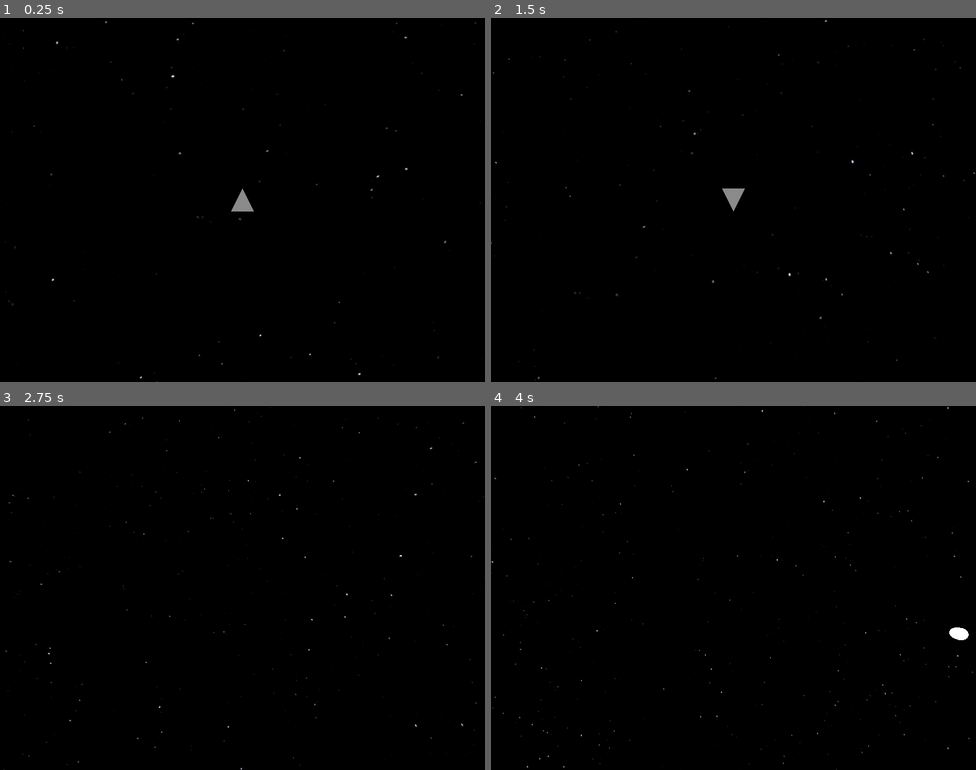
Above: before the commit, frames 1-4 (two rows, left to right).
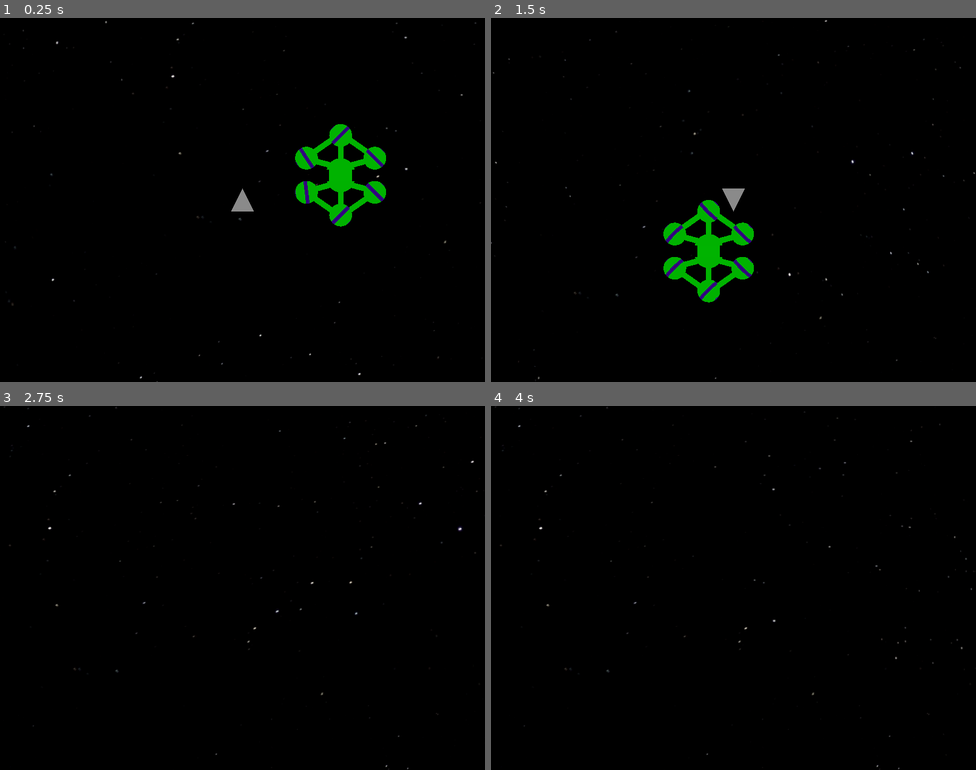
Above: after the commit, the same moments.

Repository: davis-trem/Bosconian3D
Game: Godot game, scene res://scenes/battle_field.tscn
Two runs of this game, one before a commit and one after it. Both use one fixed random seed, a clock stepped at 60 frames per second and the inputs below.
Inputs:
- Up to frame 1 (0.25 s): no input
- Up to frame 2 (1.5 s): tap Enter (ui_accept) at 0.5, 0.77 s; hold Right (ui_right) 0.53-1.28 s; hold Shift (toggle_camera) 0.53-1.28 s; hold Down (ui_down) from 1.28 s (still down); tap Shift (toggle_camera) at 1.35 s
- Up to frame 3 (2.75 s): tap Enter (ui_accept) at 1.52 s; release Down (ui_down) at 2.03 s; hold Right (ui_right) from 2.03 s (still down); hold Shift (toggle_camera) from 2.03 s (still down)
- Up to frame 4 (4 s): release Right (ui_right) at 2.78 s; release Shift (toggle_camera) at 2.78 s; hold Up (ui_up) 2.78-3.53 s; tap Shift (toggle_camera) at 2.85 s; tap Enter (ui_accept) at 3.02, 3.77 s; hold Left (ui_left) from 3.53 s (still down); hold Shift (toggle_camera) from 3.53 s (still down)

The runs differ from the first frame. In frame 1, 2.3% of the frame differs, in the area x 60-80%, y 29-58%; in frame 2, 2.3%; in frame 3, 0.3%; in frame 4, 0.4%.

Commit message:
build enemy base and orbs that follow player

Diff:
--- a/client/scenes/battle_field.tscn
+++ b/client/scenes/battle_field.tscn
@@ -1,9 +1,10 @@
-[gd_scene load_steps=16 format=3 uid="uid://cr2sa3eocr5qo"]
+[gd_scene load_steps=17 format=3 uid="uid://cr2sa3eocr5qo"]
 
 [ext_resource type="Script" path="res://scripts/battle_field.gd" id="1_ppidl"]
 [ext_resource type="PackedScene" uid="uid://b0848qla8civx" path="res://scenes/player.tscn" id="2_l8kc8"]
 [ext_resource type="Texture2D" uid="uid://1433wc4llul3" path="res://sky_boxes/space_skybox_01.png" id="4_8hhva"]
 [ext_resource type="Texture2D" uid="uid://cvjq1e61egvjn" path="res://sky_boxes/space_skybox_02.png" id="5_5w63l"]
+[ext_resource type="PackedScene" uid="uid://sogdc1rw0ou4" path="res://scenes/enemy_base.tscn" id="6_ocx0h"]
 [ext_resource type="Texture2D" uid="uid://bvkwlvy86lm8h" path="res://sky_boxes/space_skybox_03.png" id="6_ywnfq"]
 
 [sub_resource type="AnimatedTexture" id="AnimatedTexture_odaph"]
@@ -151,6 +152,9 @@
 projection = 1
 size = 16.0
 
+[node name="EnemyBase" parent="." instance=ExtResource("6_ocx0h")]
+transform = Transform3D(1, 0, 0, 0, 1, 0, 0, 0, 1, 4.31242, 0, -3.33809)
+
 [connection signal="camera_toggle" from="Player" to="." method="_on_player_camera_toggle"]
 [connection signal="has_died" from="Player" to="." method="_on_player_has_died"]
 [connection signal="area_exited" from="BorderArea" to="." method="_on_border_area_area_exited"]
--- /dev/null
+++ b/client/scenes/enemy_base.tscn
@@ -0,0 +1,360 @@
+[gd_scene load_steps=19 format=3 uid="uid://sogdc1rw0ou4"]
+
+[ext_resource type="Script" path="res://scripts/enemy_base.gd" id="1_6d7wp"]
+[ext_resource type="Shader" path="res://shaders/enemy_base_core_shield.gdshader" id="1_8oirp"]
+[ext_resource type="PackedScene" uid="uid://cmkdpup77057y" path="res://scenes/orb.tscn" id="2_pxyja"]
+
+[sub_resource type="CylinderShape3D" id="CylinderShape3D_svfkf"]
+height = 0.5
+radius = 0.625
+
+[sub_resource type="ShaderMaterial" id="ShaderMaterial_r2q0f"]
+render_priority = 0
+shader = ExtResource("1_8oirp")
+
+[sub_resource type="CapsuleMesh" id="CapsuleMesh_ox1an"]
+material = SubResource("ShaderMaterial_r2q0f")
+radius = 0.625
+height = 1.5
+
+[sub_resource type="CylinderShape3D" id="CylinderShape3D_s87jc"]
+height = 0.26
+
+[sub_resource type="StandardMaterial3D" id="StandardMaterial3D_eeuxe"]
+albedo_color = Color(0, 0.701961, 0, 1)
+
+[sub_resource type="CylinderMesh" id="CylinderMesh_41y2n"]
+material = SubResource("StandardMaterial3D_eeuxe")
+height = 0.26
+
+[sub_resource type="StandardMaterial3D" id="StandardMaterial3D_f03ao"]
+albedo_color = Color(1, 0, 0.368627, 1)
+
+[sub_resource type="CylinderMesh" id="CylinderMesh_vnqud"]
+material = SubResource("StandardMaterial3D_f03ao")
+top_radius = 0.45
+bottom_radius = 0.45
+height = 0.6
+
+[sub_resource type="Animation" id="Animation_251h0"]
+resource_name = "open_shields"
+tracks/0/type = "value"
+tracks/0/imported = false
+tracks/0/enabled = true
+tracks/0/path = NodePath("MeshInstance3D3:position")
+tracks/0/interp = 1
+tracks/0/loop_wrap = true
+tracks/0/keys = {
+"times": PackedFloat32Array(0, 1),
+"transitions": PackedFloat32Array(1, 1),
+"update": 0,
+"values": [Vector3(0, 0, -0.13), Vector3(0, 0, -0.353239)]
+}
+tracks/1/type = "value"
+tracks/1/imported = false
+tracks/1/enabled = true
+tracks/1/path = NodePath("MeshInstance3D2:position")
+tracks/1/interp = 1
+tracks/1/loop_wrap = true
+tracks/1/keys = {
+"times": PackedFloat32Array(0, 1),
+"transitions": PackedFloat32Array(1, 1),
+"update": 0,
+"values": [Vector3(0, 0, 0.13), Vector3(0, 0, 0.353)]
+}
+tracks/2/type = "value"
+tracks/2/imported = false
+tracks/2/enabled = true
+tracks/2/path = NodePath("CollisionShape3D3:position")
+tracks/2/interp = 1
+tracks/2/loop_wrap = true
+tracks/2/keys = {
+"times": PackedFloat32Array(0, 1),
+"transitions": PackedFloat32Array(1, 1),
+"update": 0,
+"values": [Vector3(0, 0, 0.13), Vector3(0, 0, 0.353)]
+}
+tracks/3/type = "value"
+tracks/3/imported = false
+tracks/3/enabled = true
+tracks/3/path = NodePath("CollisionShape3D4:position")
+tracks/3/interp = 1
+tracks/3/loop_wrap = true
+tracks/3/keys = {
+"times": PackedFloat32Array(0, 1),
+"transitions": PackedFloat32Array(1, 1),
+"update": 0,
+"values": [Vector3(0, 0, -0.13), Vector3(0, 0, -0.353)]
+}
+
+[sub_resource type="Animation" id="Animation_mbclx"]
+length = 0.001
+tracks/0/type = "value"
+tracks/0/imported = false
+tracks/0/enabled = true
+tracks/0/path = NodePath("MeshInstance3D3:position")
+tracks/0/interp = 1
+tracks/0/loop_wrap = true
+tracks/0/keys = {
+"times": PackedFloat32Array(0),
+"transitions": PackedFloat32Array(1),
+"update": 0,
+"values": [Vector3(0, 0, -0.13)]
+}
+tracks/1/type = "value"
+tracks/1/imported = false
+tracks/1/enabled = true
+tracks/1/path = NodePath("MeshInstance3D2:position")
+tracks/1/interp = 1
+tracks/1/loop_wrap = true
+tracks/1/keys = {
+"times": PackedFloat32Array(0),
+"transitions": PackedFloat32Array(1),
+"update": 0,
+"values": [Vector3(0, 0, 0.13)]
+}
+tracks/2/type = "value"
+tracks/2/imported = false
+tracks/2/enabled = true
+tracks/2/path = NodePath("CollisionShape3D3:position")
+tracks/2/interp = 1
+tracks/2/loop_wrap = true
+tracks/2/keys = {
+"times": PackedFloat32Array(0),
+"transitions": PackedFloat32Array(1),
+"update": 0,
+"values": [Vector3(0, 0, 0.13)]
+}
+tracks/3/type = "value"
+tracks/3/imported = false
+tracks/3/enabled = true
+tracks/3/path = NodePath("CollisionShape3D4:position")
+tracks/3/interp = 1
+tracks/3/loop_wrap = true
+tracks/3/keys = {
+"times": PackedFloat32Array(0),
+"transitions": PackedFloat32Array(1),
+"update": 0,
+"values": [Vector3(0, 0, -0.13)]
+}
+
+[sub_resource type="Animation" id="Animation_y3pf6"]
+resource_name = "close_shields"
+tracks/0/type = "value"
+tracks/0/imported = false
+tracks/0/enabled = true
+tracks/0/path = NodePath("MeshInstance3D3:position")
+tracks/0/interp = 1
+tracks/0/loop_wrap = true
+tracks/0/keys = {
+"times": PackedFloat32Array(0, 1),
+"transitions": PackedFloat32Array(1, 1),
+"update": 0,
+"values": [Vector3(0, 0, -0.353239), Vector3(0, 0, -0.13)]
+}
+tracks/1/type = "value"
+tracks/1/imported = false
+tracks/1/enabled = true
+tracks/1/path = NodePath("MeshInstance3D2:position")
+tracks/1/interp = 1
+tracks/1/loop_wrap = true
+tracks/1/keys = {
+"times": PackedFloat32Array(0, 1),
+"transitions": PackedFloat32Array(1, 1),
+"update": 0,
+"values": [Vector3(0, 0, 0.353), Vector3(0, 0, 0.13)]
+}
+tracks/2/type = "value"
+tracks/2/imported = false
+tracks/2/enabled = true
+tracks/2/path = NodePath("CollisionShape3D3:position")
+tracks/2/interp = 1
+tracks/2/loop_wrap = true
+tracks/2/keys = {
+"times": PackedFloat32Array(0, 1),
+"transitions": PackedFloat32Array(1, 1),
+"update": 0,
+"values": [Vector3(0, 0, 0.353), Vector3(0, 0, 0.13)]
+}
+tracks/3/type = "value"
+tracks/3/imported = false
+tracks/3/enabled = true
+tracks/3/path = NodePath("CollisionShape3D4:position")
+tracks/3/interp = 1
+tracks/3/loop_wrap = true
+tracks/3/keys = {
+"times": PackedFloat32Array(0, 1),
+"transitions": PackedFloat32Array(1, 1),
+"update": 0,
+"values": [Vector3(0, 0, -0.353), Vector3(0, 0, -0.13)]
+}
+
+[sub_resource type="AnimationLibrary" id="AnimationLibrary_dd1dy"]
+_data = {
+"RESET": SubResource("Animation_mbclx"),
+"close_shields": SubResource("Animation_y3pf6"),
+"open_shields": SubResource("Animation_251h0")
+}
+
+[sub_resource type="CylinderShape3D" id="CylinderShape3D_5yvrl"]
+height = 0.9
+radius = 0.125
+
+[sub_resource type="StandardMaterial3D" id="StandardMaterial3D_0bd62"]
+albedo_color = Color(0, 0.701961, 0, 1)
+
+[sub_resource type="CylinderMesh" id="CylinderMesh_py3pw"]
+material = SubResource("StandardMaterial3D_0bd62")
+top_radius = 0.125
+bottom_radius = 0.125
+height = 0.9
+
+[node name="EnemyBase" type="StaticBody3D" groups=["enemy"]]
+collision_layer = 2
+collision_mask = 13
+script = ExtResource("1_6d7wp")
+
+[node name="CollisionShape3D" type="CollisionShape3D" parent="."]
+transform = Transform3D(1, 0, 0, 0, -4.37114e-08, -1, 0, 1, -4.37114e-08, 0, 0, 0.5)
+shape = SubResource("CylinderShape3D_svfkf")
+
+[node name="CollisionShape3D2" type="CollisionShape3D" parent="."]
+transform = Transform3D(1, 0, 0, 0, -4.37114e-08, -1, 0, 1, -4.37114e-08, 0, 0, -0.5)
+shape = SubResource("CylinderShape3D_svfkf")
+
+[node name="MeshInstance3D" type="MeshInstance3D" parent="."]
+transform = Transform3D(1, 0, 0, 0, -4.37114e-08, -1, 0, 1, -4.37114e-08, 0, 0, 0)
+mesh = SubResource("CapsuleMesh_ox1an")
+
+[node name="CollisionShape3D3" type="CollisionShape3D" parent="."]
+transform = Transform3D(1, 0, 0, 0, -4.37114e-08, -1, 0, 1, -4.37114e-08, 0, 0, 0.13)
+shape = SubResource("CylinderShape3D_s87jc")
+
+[node name="MeshInstance3D2" type="MeshInstance3D" parent="."]
+transform = Transform3D(1, 0, 0, 0, -4.37114e-08, 1, 0, -1, -4.37114e-08, 0, 0, 0.13)
+mesh = SubResource("CylinderMesh_41y2n")
+
+[node name="CollisionShape3D4" type="CollisionShape3D" parent="."]
+transform = Transform3D(1, 0, 0, 0, -4.37114e-08, -1, 0, 1, -4.37114e-08, 0, 0, -0.13)
+shape = SubResource("CylinderShape3D_s87jc")
+
+[node name="MeshInstance3D3" type="MeshInstance3D" parent="."]
+transform = Transform3D(1, 0, 0, 0, -4.37114e-08, 1, 0, -1, -4.37114e-08, 0, 0, -0.13)
+mesh = SubResource("CylinderMesh_41y2n")
+
+[node name="MeshInstance3D4" type="MeshInstance3D" parent="."]
+transform = Transform3D(1, 0, 0, 0, -4.37114e-08, -1, 0, 1, -4.37114e-08, 0, 0, 0)
+mesh = SubResource("CylinderMesh_vnqud")
+
+[node name="AnimationPlayer" type="AnimationPlayer" parent="."]
+libraries = {
+"": SubResource("AnimationLibrary_dd1dy")
+}
+
+[node name="Orb" parent="." instance=ExtResource("2_pxyja")]
+transform = Transform3D(-4.37114e-08, 0, 1, 0, 1, 0, -1, 0, -4.37114e-08, -1.5, 0, 0.75)
+
+[node name="Orb3" parent="." instance=ExtResource("2_pxyja")]
+transform = Transform3D(-4.37114e-08, 0, -1, 0, 1, 0, 1, 0, -4.37114e-08, 1.5, 0, 0.75)
+
+[node name="Orb2" parent="." instance=ExtResource("2_pxyja")]
+transform = Transform3D(-1, 0, -1.50996e-07, 0, 1, 0, 1.50996e-07, 0, -1, 0, 0, 1.75)
+
+[node name="Arm" type="CollisionShape3D" parent="."]
+transform = Transform3D(0.258819, 0.965926, -4.2222e-08, 0, -4.37114e-08, -1, -0.965926, 0.258819, -1.13133e-08, 0.758645, 0, 0.507582)
+shape = SubResource("CylinderShape3D_5yvrl")
+
+[node name="MeshInstance3D5" type="MeshInstance3D" parent="Arm"]
+transform = Transform3D(1, 0, 0, 0, 1, -8.88178e-16, 0, 2.88658e-15, 1, 0, 0, 0)
+mesh = SubResource("CylinderMesh_py3pw")
+skeleton = NodePath("../..")
+
+[node name="Arm2" type="CollisionShape3D" parent="."]
+transform = Transform3D(0.258819, -0.965926, 4.2222e-08, 0, -4.37114e-08, -1, 0.965926, 0.258819, -1.13133e-08, -0.759, 0, 0.508)
+shape = SubResource("CylinderShape3D_5yvrl")
+
+[node name="MeshInstance3D5" type="MeshInstance3D" parent="Arm2"]
+transform = Transform3D(1, 0, 0, 0, 1, -8.88178e-16, 0, 2.88658e-15, 1, 0, 0, 0)
+mesh = SubResource("CylinderMesh_py3pw")
+skeleton = NodePath("../..")
+
+[node name="Arm3" type="CollisionShape3D" parent="."]
+transform = Transform3D(0.573576, 0.819152, -3.58063e-08, 0, -4.37114e-08, -1, -0.819152, 0.573576, -2.50718e-08, -0.769915, 0, 1.27756)
+shape = SubResource("CylinderShape3D_5yvrl")
+
+[node name="MeshInstance3D5" type="MeshInstance3D" parent="Arm3"]
+transform = Transform3D(1, 0, 0, 0, 1, -8.88178e-16, 0, 2.88658e-15, 1, 0, 0, 0)
+mesh = SubResource("CylinderMesh_py3pw")
+skeleton = NodePath("../..")
+
+[node name="Arm4" type="CollisionShape3D" parent="."]
+transform = Transform3D(0.573576, -0.819152, 3.58063e-08, 0, -4.37114e-08, -1, 0.819152, 0.573576, -2.50718e-08, 0.77, 0, 1.278)
+shape = SubResource("CylinderShape3D_5yvrl")
+
+[node name="MeshInstance3D5" type="MeshInstance3D" parent="Arm4"]
+transform = Transform3D(1, 0, 0, 0, 1, -8.88178e-16, 0, 2.88658e-15, 1, 0, 0, 0)
+mesh = SubResource("CylinderMesh_py3pw")
+skeleton = NodePath("../..")
+
+[node name="Arm5" type="CollisionShape3D" parent="."]
+transform = Transform3D(1, 0, 0, 0, -4.37114e-08, -1, 0, 1, -4.37114e-08, 0, 0, 1.05423)
+shape = SubResource("CylinderShape3D_5yvrl")
+
+[node name="MeshInstance3D5" type="MeshInstance3D" parent="Arm5"]
+transform = Transform3D(1, 0, 0, 0, 1, -8.88178e-16, 0, 2.88658e-15, 1, 0, 0, 0)
+mesh = SubResource("CylinderMesh_py3pw")
+skeleton = NodePath("../..")
+
+[node name="Orb4" parent="." instance=ExtResource("2_pxyja")]
+transform = Transform3D(-4.37114e-08, 0, 1, 0, 1, 0, -1, 0, -4.37114e-08, -1.5, 0, -0.75)
+
+[node name="Orb5" parent="." instance=ExtResource("2_pxyja")]
+transform = Transform3D(-4.37114e-08, 0, -1, 0, 1, 0, 1, 0, -4.37114e-08, 1.5, 0, -0.75)
+
+[node name="Orb6" parent="." instance=ExtResource("2_pxyja")]
+transform = Transform3D(1, 0, 0, 0, 1, 0, 0, 0, 1, 0, 0, -1.75)
+
+[node name="Arm6" type="CollisionShape3D" parent="."]
+transform = Transform3D(-0.258819, -0.965926, 4.2222e-08, 0, -4.37114e-08, -1, 0.965926, -0.258819, 1.13133e-08, -0.758753, 0, -0.524026)
+shape = SubResource("CylinderShape3D_5yvrl")
+
+[node name="MeshInstance3D5" type="MeshInstance3D" parent="Arm6"]
+transform = Transform3D(1, 0, 0, 0, 1, -8.88178e-16, 0, 2.88658e-15, 1, 0, 0, 0)
+mesh = SubResource("CylinderMesh_py3pw")
+skeleton = NodePath("../..")
+
+[node name="Arm7" type="CollisionShape3D" parent="."]
+transform = Transform3D(-0.258819, 0.965926, -4.2222e-08, 0, -4.37114e-08, -1, -0.965926, -0.258819, 1.13133e-08, 0.758892, 0, -0.524445)
+shape = SubResource("CylinderShape3D_5yvrl")
+
+[node name="MeshInstance3D5" type="MeshInstance3D" parent="Arm7"]
+transform = Transform3D(1, 0, 0, 0, 1, -8.88178e-16, 0, 2.88658e-15, 1, 0, 0, 0)
+mesh = SubResource("CylinderMesh_py3pw")
+skeleton = NodePath("../..")
+
+[node name="Arm8" type="CollisionShape3D" parent="."]
+transform = Transform3D(-0.573576, -0.819152, 3.58063e-08, 0, -4.37114e-08, -1, 0.819152, -0.573576, 2.50718e-08, 0.769807, 0, -1.294)
+shape = SubResource("CylinderShape3D_5yvrl")
+
+[node name="MeshInstance3D5" type="MeshInstance3D" parent="Arm8"]
+transform = Transform3D(1, 0, 0, 0, 1, -8.88178e-16, 0, 2.88658e-15, 1, 0, 0, 0)
+mesh = SubResource("CylinderMesh_py3pw")
+skeleton = NodePath("../..")
+
+[node name="Arm9" type="CollisionShape3D" parent="."]
+transform = Transform3D(-0.573577, 0.819152, -3.58063e-08, 0, -4.37114e-08, -1, -0.819152, -0.573577, 2.50718e-08, -0.770108, 0, -1.29444)
+shape = SubResource("CylinderShape3D_5yvrl")
+
+[node name="MeshInstance3D5" type="MeshInstance3D" parent="Arm9"]
+transform = Transform3D(1, 0, 0, 0, 1, -8.88178e-16, 0, 2.88658e-15, 1, 0, 0, 0)
+mesh = SubResource("CylinderMesh_py3pw")
+skeleton = NodePath("../..")
+
+[node name="Arm10" type="CollisionShape3D" parent="."]
+transform = Transform3D(-1, -8.74228e-08, 3.82137e-15, 0, -4.37114e-08, -1, 8.74228e-08, -1, 4.37114e-08, -0.00010811, 0, -1.07067)
+shape = SubResource("CylinderShape3D_5yvrl")
+
+[node name="MeshInstance3D5" type="MeshInstance3D" parent="Arm10"]
+transform = Transform3D(1, 0, 0, 0, 1, -8.88178e-16, 0, 2.88658e-15, 1, 0, 0, 0)
+mesh = SubResource("CylinderMesh_py3pw")
+skeleton = NodePath("../..")
--- /dev/null
+++ b/client/scenes/orb.tscn
@@ -0,0 +1,42 @@
+[gd_scene load_steps=8 format=3 uid="uid://cmkdpup77057y"]
+
+[ext_resource type="Shader" path="res://shaders/orb.gdshader" id="1_7xq6x"]
+[ext_resource type="Script" path="res://scripts/orb.gd" id="1_o2i8t"]
+
+[sub_resource type="SphereShape3D" id="SphereShape3D_4tcma"]
+
+[sub_resource type="ShaderMaterial" id="ShaderMaterial_oifpq"]
+render_priority = 0
+shader = ExtResource("1_7xq6x")
+shader_parameter/has_died = false
+
+[sub_resource type="SphereMesh" id="SphereMesh_ms26q"]
+resource_local_to_scene = true
+material = SubResource("ShaderMaterial_oifpq")
+
+[sub_resource type="StandardMaterial3D" id="StandardMaterial3D_5hdum"]
+albedo_color = Color(0.494118, 0, 0, 1)
+
+[sub_resource type="CylinderMesh" id="CylinderMesh_m7pv7"]
+material = SubResource("StandardMaterial3D_5hdum")
+height = 0.001
+
+[node name="Orb" type="StaticBody3D" groups=["enemy"]]
+collision_layer = 2
+collision_mask = 13
+script = ExtResource("1_o2i8t")
+
+[node name="CollisionShape3D" type="CollisionShape3D" parent="."]
+shape = SubResource("SphereShape3D_4tcma")
+
+[node name="BodyMesh" type="MeshInstance3D" parent="."]
+transform = Transform3D(1, 0, 0, 0, -4.37114e-08, 1, 0, -1, -4.37114e-08, 0, 0, 0)
+mesh = SubResource("SphereMesh_ms26q")
+skeleton = NodePath("../CollisionShape3D")
+
+[node name="RedMesh" type="MeshInstance3D" parent="."]
+transform = Transform3D(1, 0, 0, 0, -4.37114e-08, -1, 0, 1, -4.37114e-08, 0, 0, 0)
+mesh = SubResource("CylinderMesh_m7pv7")
+
+[node name="Projectile" type="Marker3D" parent="."]
+transform = Transform3D(1, 0, 0, 0, 1, 0, 0, 0, 1, 0, 0, -0.9)
--- /dev/null
+++ b/client/scripts/enemy_base.gd
@@ -0,0 +1,15 @@
+extends StaticBody3D
+
+
+# Called when the node enters the scene tree for the first time.
+func _ready():
+	pass # Replace with function body.
+
+
+# Called every frame. 'delta' is the elapsed time since the previous frame.
+func _process(delta):
+	pass
+
+
+func die():
+	pass
--- /dev/null
+++ b/client/scripts/orb.gd
@@ -0,0 +1,45 @@
+extends StaticBody3D
+
+const Util = preload('res://scripts/util.gd')
+
+@onready var body_mesh = $BodyMesh
+@onready var projectile = $Projectile
+
+
+var is_dead = false
+var initial_look_direction = 0
+
+
+func _ready():
+	initial_look_direction = rotation.y
+
+
+func _process(delta):
+	if is_dead:
+		return
+
+	var closest_player = Util.get_closest_node(
+		self,
+		get_tree().get_nodes_in_group('player')
+	)
+	if closest_player == null:
+		return
+	var player_pos = Util.get_closest_position(self, closest_player)
+
+	var direction_to = global_position.direction_to(player_pos)
+
+	rotation.y = clamp(
+		Vector2(-direction_to.z, -direction_to.x).angle(),
+		initial_look_direction - PI/4,
+		initial_look_direction + PI/4
+	) #-45° to 45°
+
+
+func die():
+	if is_dead:
+		return
+	Util.explode(self)
+	is_dead = true
+	(body_mesh.mesh as SphereMesh).is_hemisphere = true
+	(body_mesh.mesh as SphereMesh).height = (body_mesh.mesh as SphereMesh).radius
+	body_mesh.rotation.z = PI
--- /dev/null
+++ b/client/shaders/enemy_base_core_shield.gdshader
@@ -0,0 +1,8 @@
+shader_type spatial;
+
+void fragment() {
+	ALBEDO = vec3(0, 0.7, 0);
+	if (0.71 >= UV.y && UV.y > 0.29) {
+		ALPHA = 0.0;
+	}
+}
--- /dev/null
+++ b/client/shaders/orb.gdshader
@@ -0,0 +1,15 @@
+shader_type spatial;
+
+uniform bool has_died = false;
+
+void fragment() {
+	if ((0.55 > UV.y && UV.y > 0.45) || UV.y < 0.1) {
+		ALBEDO = vec3(0.2, 0, 0.5);
+	} else {
+		ALBEDO = vec3(0, 0.7, 0);
+	}
+
+	if (has_died && UV.y < 0.5) {
+		ALPHA = 0.0;
+	}
+}
